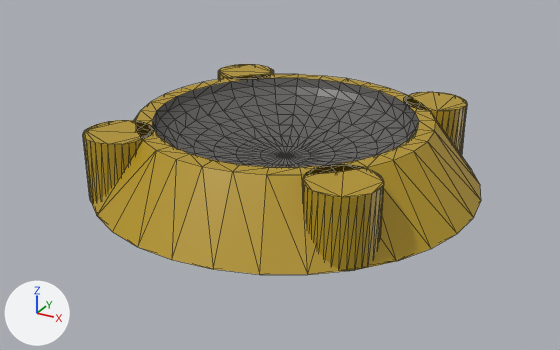
What one commit did to the COLLADA model Blender/LandBunkerWreck.dae.
One viewpoint serves both versions: a camera (50 mm lens) standing at (5.31, -9.83, 4.91) and looking at (0.04, -0.24, 0.12). Every picture has the same lights, and +X, +Y and +Z are marked at lower left. Mesh edges are drawn as thin lines.
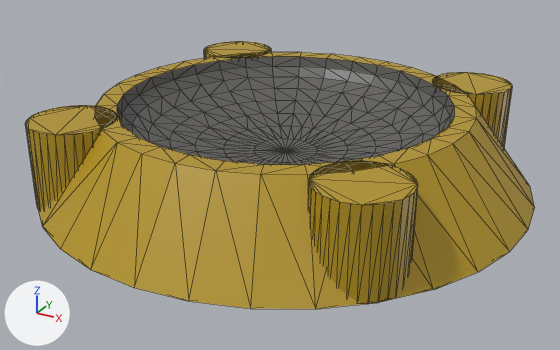
Patch to the scene script:
```diff
--- a/Blender/LandBunkerWreck.dae.py
+++ b/Blender/LandBunkerWreck.dae.py
@@ me_cylinder @@
 me_cylinder.from_pydata(...)  # 577 vertices, 1134 faces; spans x -3.0..3.0, y -3.0..3.0, z -0.5..0.5
 # used by ob_cylinder; location = (0.0, 0.0, 0.5); rotation_euler = (0.0, 0.0, 0.785), in degrees (0, 0, 45)
+# me_cylinder part 1: the loose piece of 64 vertices spanning x -3.0..-2.0, y -0.5..0.5, z -0.5..0.5 is deleted
+# me_cylinder part 2: the loose piece of 64 vertices spanning x -0.5..0.5, y -3.0..-2.0, z -0.5..0.5 is deleted
+# me_cylinder part 3: the loose piece of 64 vertices spanning x -0.5..0.5, y 2.0..3.0, z -0.5..0.5 is deleted
+# me_cylinder part 4: the loose piece of 64 vertices spanning x 2.0..3.0, y -0.5..0.5, z -0.5..0.5 is deleted
 me_cylinder.materials.append(mat_landbunkerhull)
@@ me_cylinder_001 @@
+me_cylinder_001.from_pydata(...)  # a 32-sided cylinder along z spanning x -0.5..0.5, y -0.5..0.5, z -0.5..0.5
+me_cylinder_001.materials.append(mat_landbunkerhull)  # yellow #b4941e
@@ ob_cylinder @@
 ob_cylinder = bpy.data.objects.new('Cylinder', me_cylinder)
-ob_cylinder.location = (0.0, 0.0, 0.5)
+ob_cylinder.location = (0.0, 0.0, 0.62)
 ob_cylinder.rotation_euler = (0.0, 0.0, 0.785)  # degrees (0, 0, 45)
+ob_cylinder.scale = (1.25, 1.25, 1.25)
@@ ob_cylinder_004 @@
+ob_cylinder_004 = bpy.data.objects.new('Cylinder.004', me_cylinder_001)
+ob_cylinder_004.location = (-2.21, -2.21, 0.62)
+ob_cylinder_004.rotation_euler = (0.0, 0.0, -2.356)  # degrees (0, 0, -135)
+ob_cylinder_004.scale = (1.25, 1.25, 1.25)
@@ ob_cylinder_003 @@
+ob_cylinder_003 = bpy.data.objects.new('Cylinder.003', me_cylinder_001)
+ob_cylinder_003.location = (2.21, -2.21, 0.62)
+ob_cylinder_003.rotation_euler = (0.0, 0.0, -0.785)  # degrees (0, 0, -45)
+ob_cylinder_003.scale = (1.25, 1.25, 1.25)
@@ ob_cylinder_002 @@
+ob_cylinder_002 = bpy.data.objects.new('Cylinder.002', me_cylinder_001)
+ob_cylinder_002.location = (-2.21, 2.21, 0.62)
+ob_cylinder_002.rotation_euler = (0.0, 0.0, 2.356)  # degrees (0, 0, 135)
+ob_cylinder_002.scale = (1.25, 1.25, 1.25)
@@ ob_cylinder_001 @@
+ob_cylinder_001 = bpy.data.objects.new('Cylinder.001', me_cylinder_001)
+ob_cylinder_001.location = (2.21, 2.21, 0.62)
+ob_cylinder_001.rotation_euler = (0.0, 0.0, 0.785)  # degrees (0, 0, 45)
+ob_cylinder_001.scale = (1.25, 1.25, 1.25)
```

Pixel boxes (x1, y1, x2, y2) of what changed, in the pictures (560 x 350 px):
'Cylinder', reshaped, moved, rescaled (25% wider, 22% taller)
    before: (83, 64, 481, 275)
    after: (38, 52, 535, 309)
'Cylinder.003', added (yellow)
    after: (308, 161, 418, 304)
'Cylinder.004', added (yellow)
    after: (25, 105, 117, 210)
'Cylinder.001', added (yellow)
    after: (432, 72, 512, 147)
'Cylinder.002', added (yellow)
    after: (204, 41, 271, 58)
part 1 of me_cylinder, deleted (yellow)
    before: (83, 120, 154, 202)
part 2 of me_cylinder, deleted (yellow)
    before: (303, 164, 384, 271)
part 3 of me_cylinder, deleted (yellow)
    before: (218, 64, 274, 80)
part 4 of me_cylinder, deleted (yellow)
    before: (404, 92, 467, 155)
